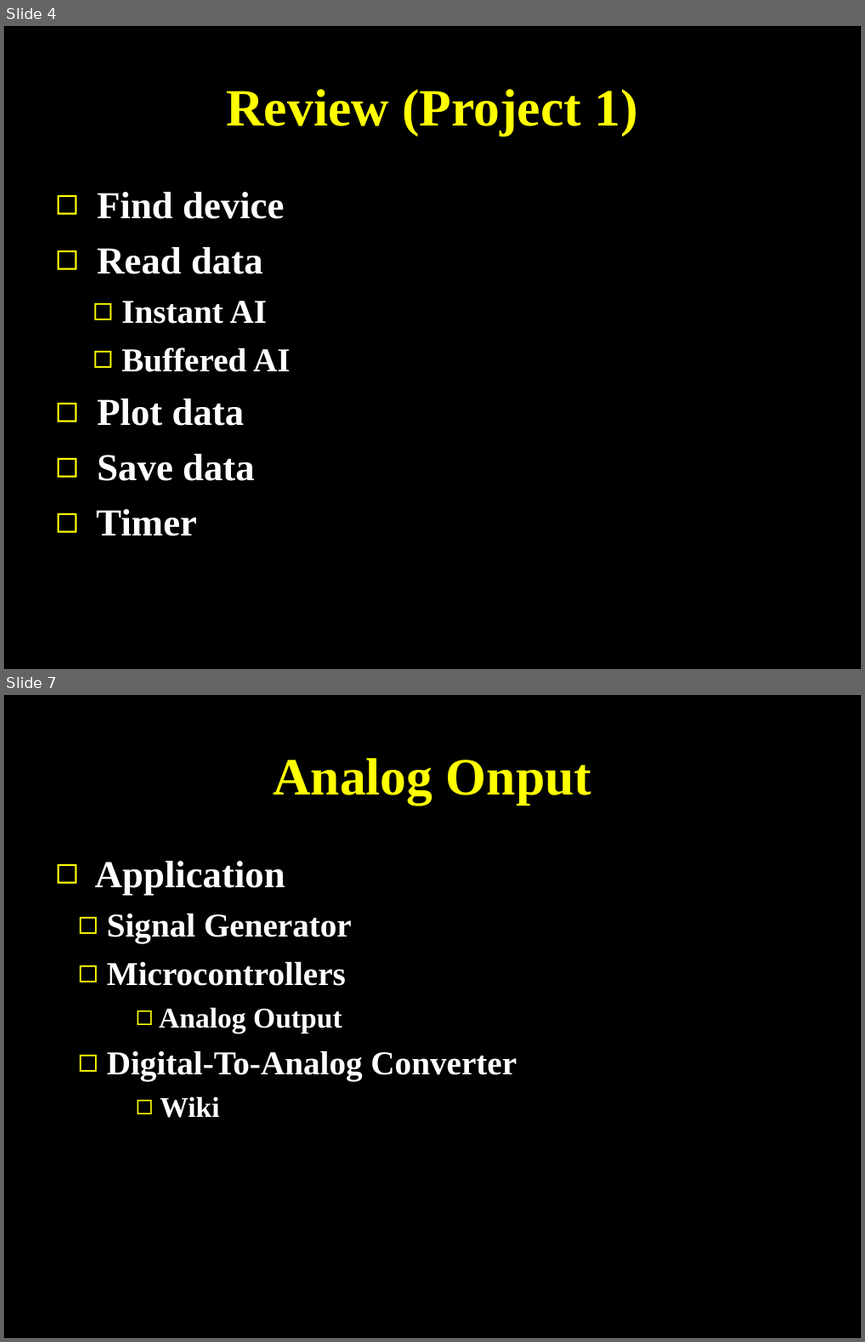
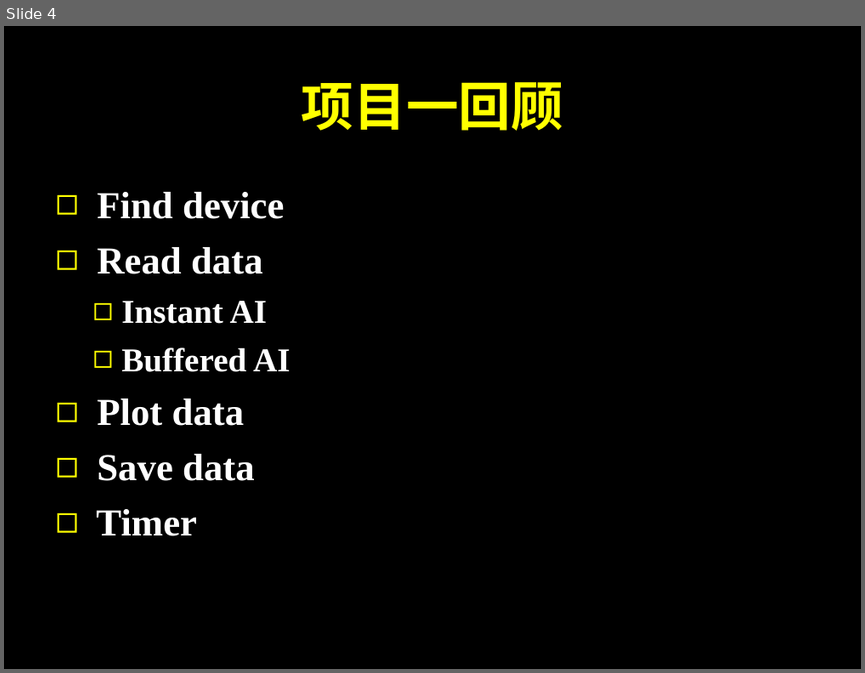
Before and after one commit to SJTUCourse/BI450, a slide deck: Lectures/2017 Fall/Lecture 2/Lecture 2.ppt. Shown one above the other, each under a label of ours: slides 4 and 7 before the commit, slide 4 after it; the slides between them are not shown. The pictures are 865x1342 and 865x673 pixels, drawn with LibreOffice and Linux fonts; fonts in the diff are those of the drawing. Boxes give left, top, right and bottom in pixels: in the first picture for what was removed or moved away, otherwise in the second. Text is boxed around its words. In the diff, an @@ line names an element or a change of style, - is before the commit and + after.

```diff
--- a/Lectures/2017 Fall/Lecture 2/Lecture 2.ppt
+++ b/Lectures/2017 Fall/Lecture 2/Lecture 2.ppt
@@ slide 7 removed at box(4, 695, 861, 1338), background #000000 @@
@@ title removed at box(273, 758, 591, 805) @@
-Analog Onput
@@ text removed at box(95, 861, 517, 1117) @@
-◻ Application
-  ◻ Signal Generator
-  ◻ Microcontrollers
-    ◻ Analog Output
-  ◻ Digital-To-Analog Converter
-    ◻ Wiki
@@ slide 4 changed as well @@
@@ title at box(302, 82, 563, 131): text changed @@
-Review (Project 1)
+项目一回顾
```
Also in this commit, not shown: 2 other slides changed, 5 slides added, 7 other slides removed, 2 other files.
